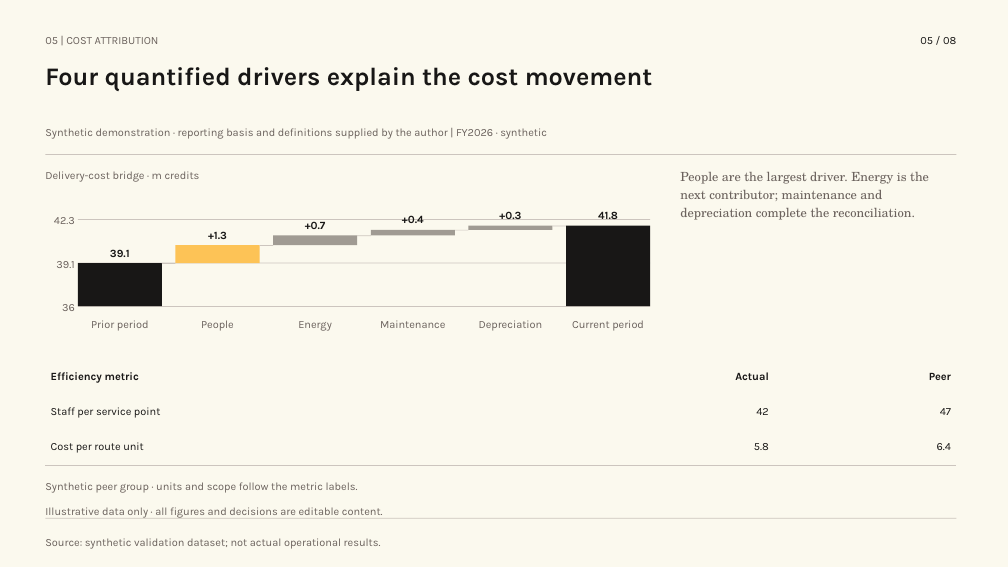
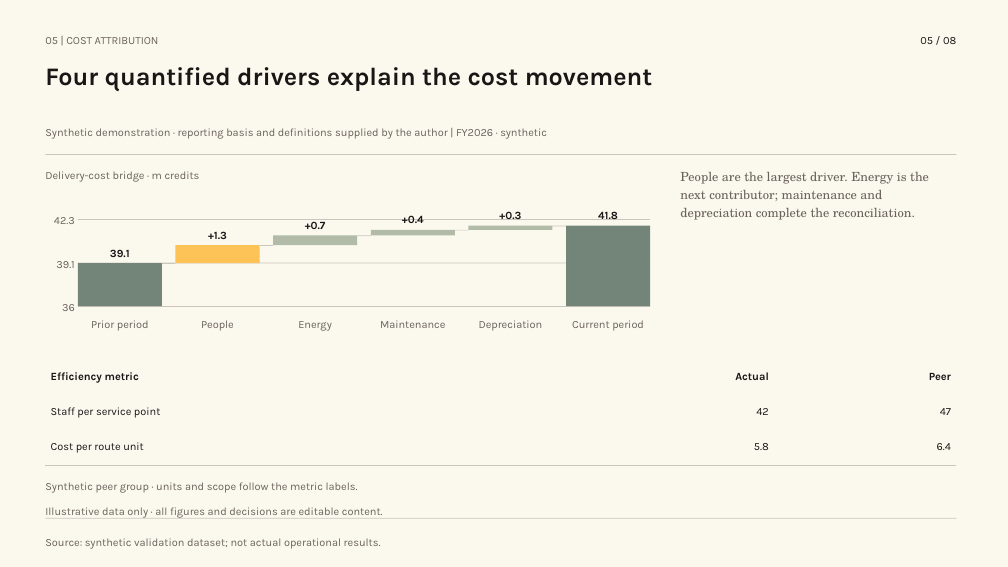
Before and after one commit to hustcer/pptx-nova, a slide deck: slide 5 of pptx-nova/assets/examples/deckkits/amber-ledger/deck.pptx. Drawn at 1008x567 pixels with LibreOffice and Linux fonts; fonts in the diff are those of the drawing. Boxes give left, top, right and bottom in pixels: in the first picture for what was removed or moved away, otherwise in the second. Text is boxed around its words. In the diff, an @@ line names an element or a change of style, - is before the commit and + after.

```diff
--- a/pptx-nova/assets/examples/deckkits/amber-ledger/deck.pptx
+++ b/pptx-nova/assets/examples/deckkits/amber-ledger/deck.pptx
@@ fill #A09B93 to #B1BBA7 in 3 elements at (273, 235, 357, 245), (371, 230, 455, 235), (469, 226, 553, 231) @@
@@ rectangle at (566, 226, 650, 306): fill #181716 to #728578 @@
@@ rectangle at (78, 263, 162, 306): fill #181716 to #728578 @@
```
Also in this commit, not shown: 5 other slides changed, 17 other files.
